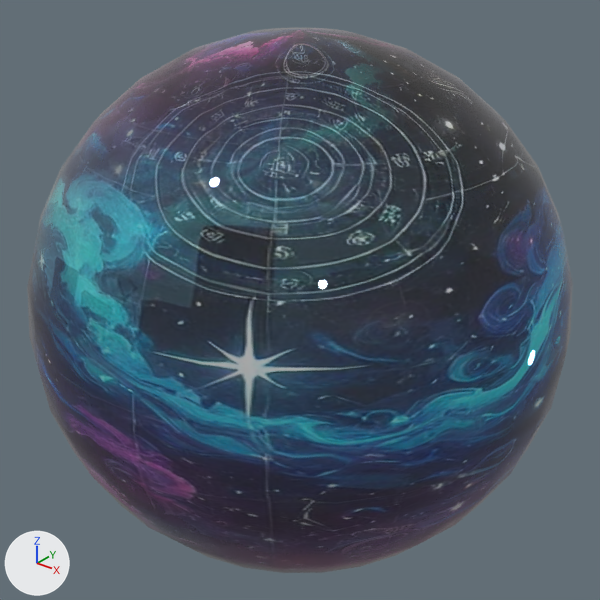
Renders of the glTF model 再出発/Asset/Models/Terrain/SkyBox/skybox.gltf from each side of a commit.
Rendered twice from a camera (50 mm lens) standing at (180.4, -225.5, 143.9) and looking at (0.0, 0.0, 4.1). The lights are fixed; the arrows at lower left show +X, +Y and +Z. Where no turn or scale is listed for an object, it has been applied to the vertices.

The scene before the commit, as lines of its bpy script (objects in view):
```python
mat_マテリアル = principled_material('マテリアル')
mat_マテリアル.texture = img_seamless
mat_マテリアル.metallic = 0.5
mat_マテリアル.roughness = 0.0
me_球 = bpy.data.meshes.new('球')
me_球.from_pydata(...)  # a UV sphere (32 segments, 16 rings, poles along z) spanning x -100.0..100.0, y -100.0..100.0, z -100.0..100.0
me_球.materials.append(mat_マテリアル)  # picture img_seamless
ob_球 = bpy.data.objects.new('球', me_球)
ob_球.location = (0.0, 0.0, 4.0)
```
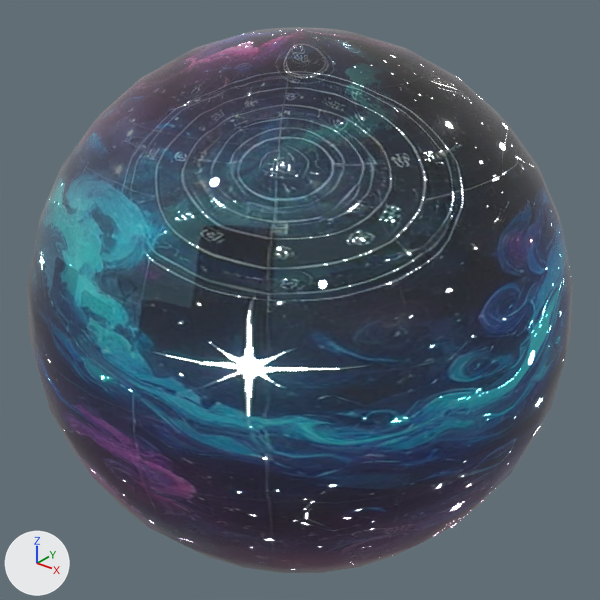
Location of each change, [x1, y1, x2, y2] in pixels of the pictures (600 x 600 px):
'球', surface changed: [36, 28, 572, 573] in both

What changed in the scene script:
```text
Add img_filtered_image_final:
    img_filtered_image_final = load_image('filtered_image_final', 'filtered_image_final.png', 1024, 1024, 'sRGB')
Change mat_マテリアル:
    where n0 = _N.new('ShaderNodeBsdfPrincipled'); n0.name = 'Principled BSDF'
    add n0.inputs[28].default_value = 10.0  # 'Emission Strength'
    where n2 = _N.new('ShaderNodeTexImage'); n2.name = 'Image Texture'
    n2.image: img_seamless -> img_filtered_image_final
    add n3 = _N.new('ShaderNodeTexImage'); n3.name = 'Image Texture.001'
    add n3.image = img_seamless
    remove _L.new(n2.outputs[0], n0.inputs[0])  # 'Color' to 'Base Color'
    add _L.new(n2.outputs[0], n0.inputs[27])  # 'Color' to 'Emission Color'
    add _L.new(n3.outputs[0], n0.inputs[0])  # 'Color' to 'Base Color'
```
